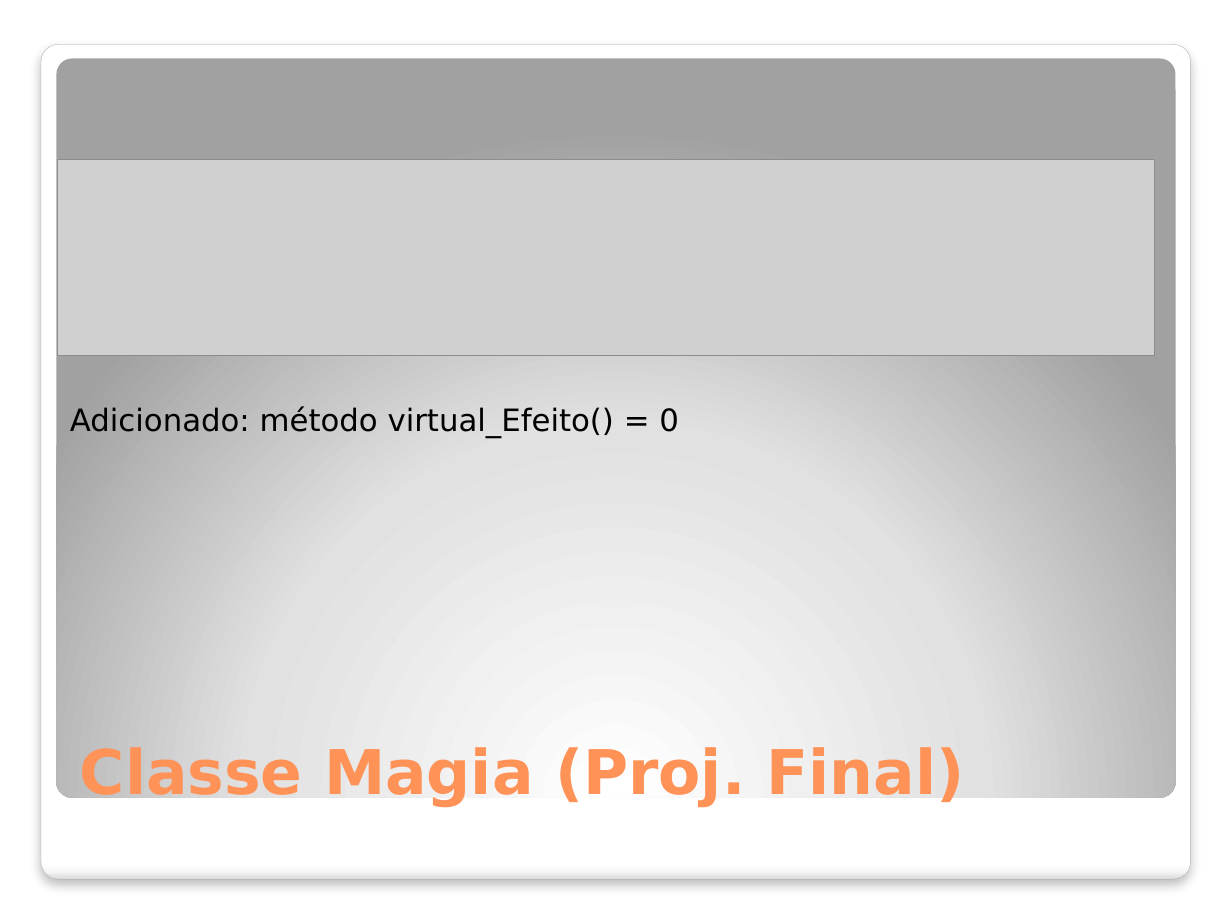
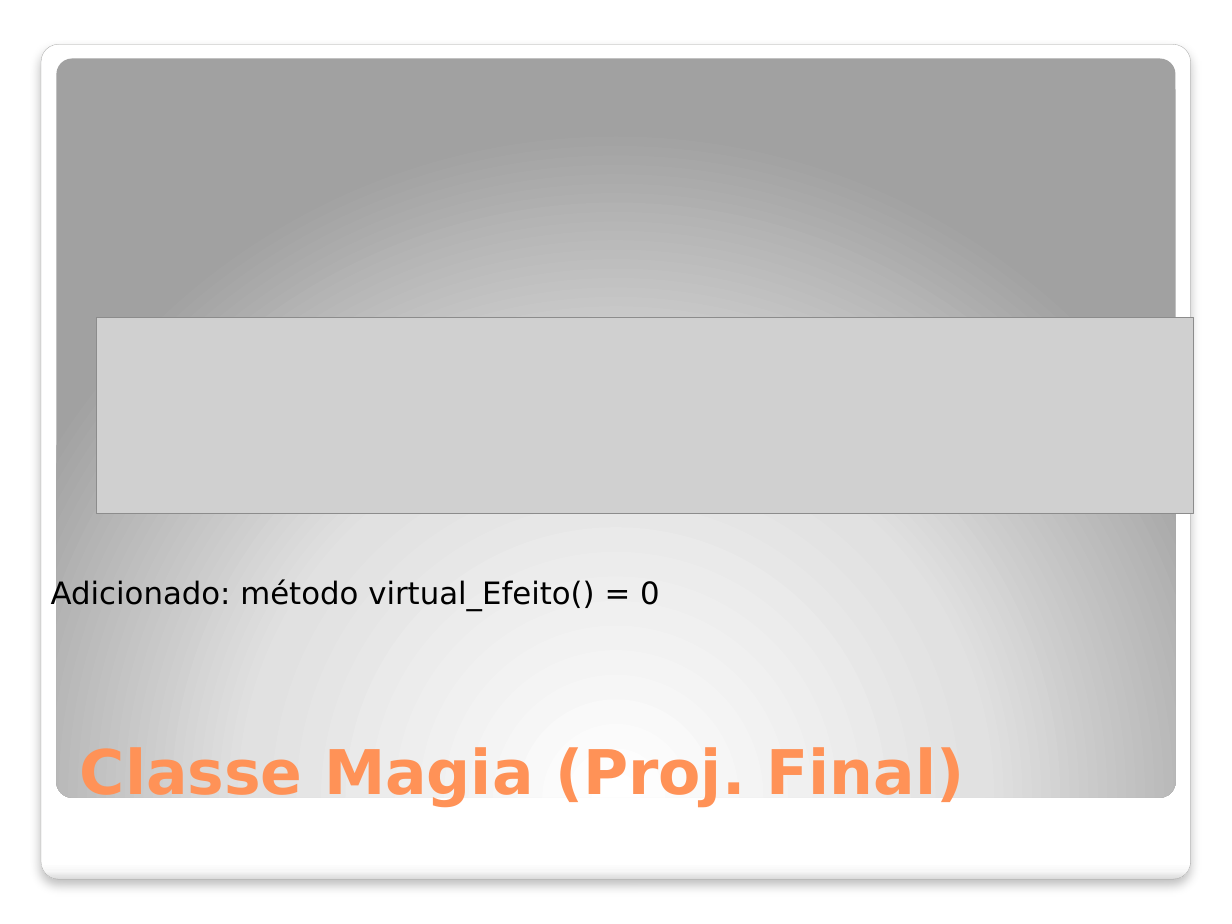
Before and after one commit to Sairaf/ToF2, a slide deck: slide 6 of Apresentação slide/Prog II projeto final.pptx. Drawn at 1232x924 pixels with LibreOffice and Linux fonts; fonts in the diff are those of the drawing; grey boxes stand for pictures; background and template pictures are left out. Boxes give left, top, right and bottom in pixels: in the first picture for what was removed or moved away, otherwise in the second. Text is boxed around its words. In the diff, an @@ line names an element or a change of style, - is before the commit and + after.

```diff
--- a/Apresentação slide/Prog II projeto final.pptx
+++ b/Apresentação slide/Prog II projeto final.pptx
@@ picture: place and size @@
-picture at box(58, 160, 1154, 356)
+picture at box(96, 318, 1193, 514)
@@ text "Adicionado: método virtual_Efeito() = 0": place and size @@
-text "Adicionado: método virtual_Efeito() = 0" at box(70, 406, 679, 438)
+text "Adicionado: método virtual_Efeito() = 0" at box(51, 579, 660, 611)
```
Also in this commit, not shown: 2 other slides changed, 1 slide added.
